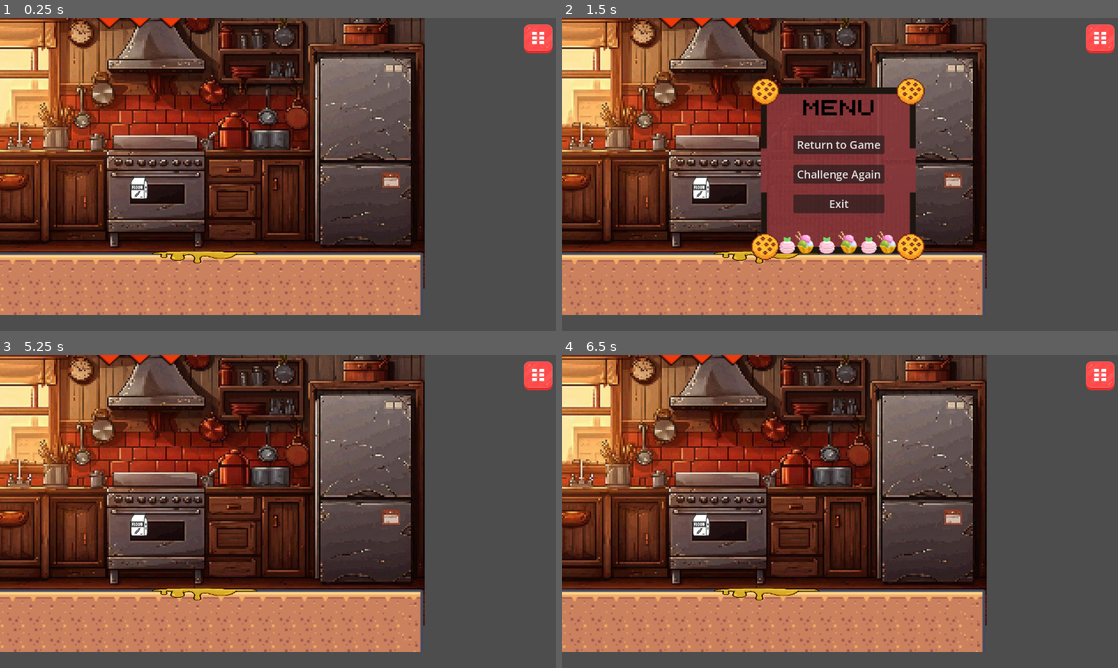
Above: before the commit, frames 1-4 (two rows, left to right).
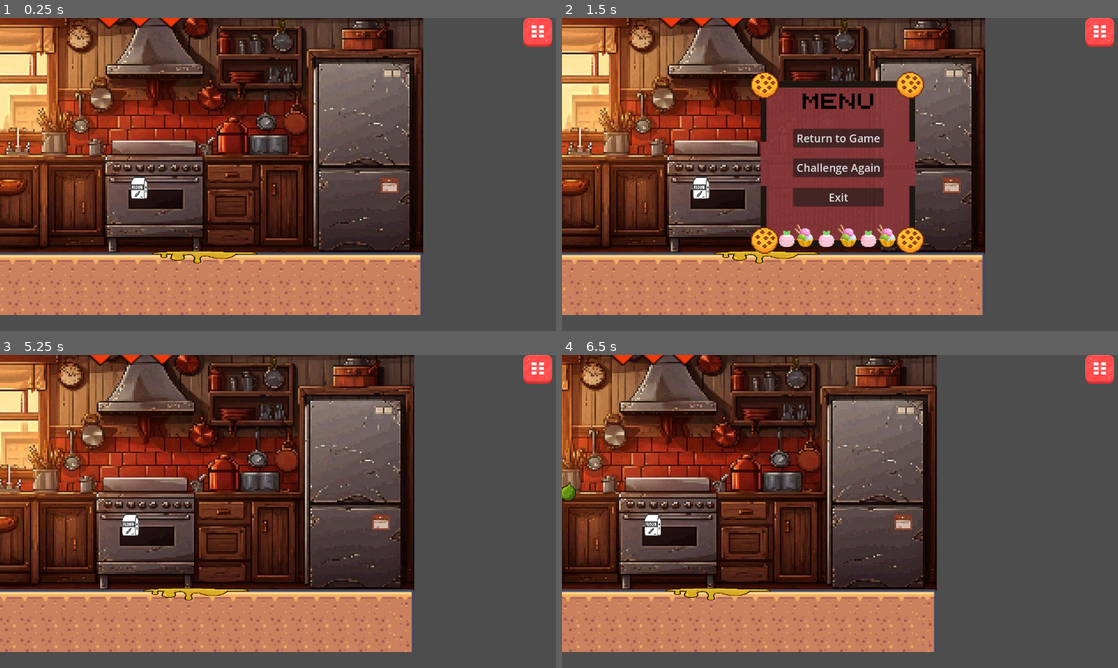
Above: after the commit, the same moments.

Repository: ytlum/BakingMantra
Game: Godot game, scene res://Levels/level_1.tscn
The game is run twice, just before and just after one commit, with the same random seed, the same clock (stepped at 60 frames per second) and the same inputs. This scene is started directly instead of the project's main scene.
Inputs (mouse positions are in pixels of both pictures, inside the frame that each line leads up to; where the layout moved, square brackets give the same spot in the first picture):
- Up to frame 1 (0.25 s): no input
- Up to frame 2 (1.5 s): tap Enter (ui_accept) at 0.5, 0.77 s; move the mouse to (962, 158) at 0.52 s; hold Right (ui_right) 0.53-1.25 s; tap A (attack) at 0.6 s; click (962, 158) at 0.67 s; click (1101, 33) [1101, 39] at 1.25 s
- Up to frame 3 (5.25 s): click "Challenge Again" at 2 s; tap Enter (ui_accept) at 2.75, 3.02, 3.5, 4.25, 4.52, 5 s; move the mouse to (166, 527) at 2.77 s; hold Right (ui_right) 2.78-3.53 s; tap Shift (run) at 2.85, 4.35 s; click (166, 527) at 2.92 s; move the mouse to (333, 442) at 3.52 s; hold Left (ui_left) 3.53-4.28 s; tap A (attack) at 3.6, 5.1 s; click (333, 442) at 3.67 s; move the mouse to (250, 574) at 4.27 s; hold Right (ui_right) from 4.28 s (still down); click (250, 574) at 4.42 s; move the mouse to (444, 558) at 5.02 s; click (444, 558) at 5.17 s
- Up to frame 4 (6.5 s): tap Enter (ui_accept) at 5.27, 6.02 s; move the mouse to (673, 464) at 5.77 s; release Right (ui_right) at 5.78 s; hold Left (ui_left) from 5.78 s (still down); tap Shift (run) at 5.85 s; click (673, 464) at 5.92 s

The runs differ from the first frame. In frame 1, 27% of the frame differs, in the area x 0-100%, y 0-87%; in frame 2, 27%; in frame 3, 36%; in frame 4, 46%, in the area x 0-100%, y 0-95%.

Commit message:
UPDATE START_MENU

Diff:
--- a/Levels/level_1.tscn
+++ b/Levels/level_1.tscn
@@ -199,7 +199,7 @@
 [node name="Node2D" type="Node2D" parent="."]
 
 [node name="Sprite2D" type="Sprite2D" parent="Node2D"]
-position = Vector2(649.5, 322)
+position = Vector2(646, 334)
 scale = Vector2(1.08417, 1)
 texture = ExtResource("1_uclwg")
 
@@ -249,7 +249,7 @@
 position = Vector2(320, 155)
 
 [node name="Player2" parent="." instance=ExtResource("26_xg5g8")]
-position = Vector2(-341, 387)
+position = Vector2(1.99997, 59)
 
 [node name="obstacles" type="Node" parent="."]
 
@@ -265,7 +265,7 @@
 [node name="CanvasLayer2" type="CanvasLayer" parent="."]
 
 [node name="Control" parent="CanvasLayer2" instance=ExtResource("28_g50tq")]
-offset_left = 10.0
-offset_top = 6.0
-offset_right = 10.0
-offset_bottom = 6.0
+offset_left = 9.0
+offset_top = -9.0
+offset_right = 9.0
+offset_bottom = -9.0
--- a/Levels/level_2.tscn
+++ b/Levels/level_2.tscn
@@ -13,6 +13,7 @@
 [ext_resource type="Texture2D" uid="uid://ptdgj1t38bqu" path="res://assets/background/bg_1.png" id="12_5yfph"]
 [ext_resource type="Texture2D" uid="uid://bre8kfd0xh5ri" path="res://assets/background/bg_2.png" id="13_w6yvm"]
 [ext_resource type="PackedScene" uid="uid://duo53nqelljcd" path="res://Obstacles/chocolate_lava.tscn" id="14_lmqi1"]
+[ext_resource type="PackedScene" uid="uid://cbfghflex5gm8" path="res://UI/start_menu.tscn" id="15_5yfph"]
 
 [sub_resource type="TileSetAtlasSource" id="TileSetAtlasSource_bcgyv"]
 texture = ExtResource("2_arsda")
@@ -484,3 +485,11 @@
 
 [node name="chocolate lava" parent="obstacles" instance=ExtResource("14_lmqi1")]
 position = Vector2(1256, 569)
+
+[node name="CanvasLayer" type="CanvasLayer" parent="."]
+
+[node name="Control" parent="CanvasLayer" instance=ExtResource("15_5yfph")]
+offset_left = -1.0
+offset_top = 2.0
+offset_right = -1.0
+offset_bottom = 2.0
--- a/Levels/level_3.tscn
+++ b/Levels/level_3.tscn
@@ -16,6 +16,7 @@
 [ext_resource type="PackedScene" uid="uid://c0bee1b0ys7vr" path="res://Player/Player.tscn" id="13_7cdb2"]
 [ext_resource type="Texture2D" uid="uid://dgbavw475d4g6" path="res://assets/level3/background/snow_80.png" id="13_88iqf"]
 [ext_resource type="PackedScene" uid="uid://dagav3yquah45" path="res://Items/berry.tscn" id="16_5wr1k"]
+[ext_resource type="PackedScene" uid="uid://cbfghflex5gm8" path="res://UI/start_menu.tscn" id="17_wtqdv"]
 
 [sub_resource type="RectangleShape2D" id="RectangleShape2D_5wr1k"]
 size = Vector2(112, 95)
@@ -313,3 +314,11 @@
 
 [node name="Player" parent="." instance=ExtResource("13_7cdb2")]
 position = Vector2(-82, 20)
+
+[node name="CanvasLayer" type="CanvasLayer" parent="."]
+
+[node name="Control" parent="CanvasLayer" instance=ExtResource("17_wtqdv")]
+offset_left = -5.0
+offset_top = 0.0
+offset_right = -5.0
+offset_bottom = 0.0
--- a/UI/start_menu.gd
+++ b/UI/start_menu.gd
@@ -38,7 +38,11 @@
 	challenge_button.visible = false
 
 func _on_exit_pressed():
-	get_tree().quit()
+	# 切换到关卡选择场景
+	get_tree().paused = false  # 确保解除暂停
+	get_tree().change_scene_to_file("res://UI/levelSelector.tscn")
+
 
 func _on_challenge_pressed():
+	get_tree().paused = false
 	get_tree().reload_current_scene()
Not shown: 1 places in Levels/level_2.tscn that only renumber resources
Not shown: 1 places in Levels/level_3.tscn that only renumber resources
